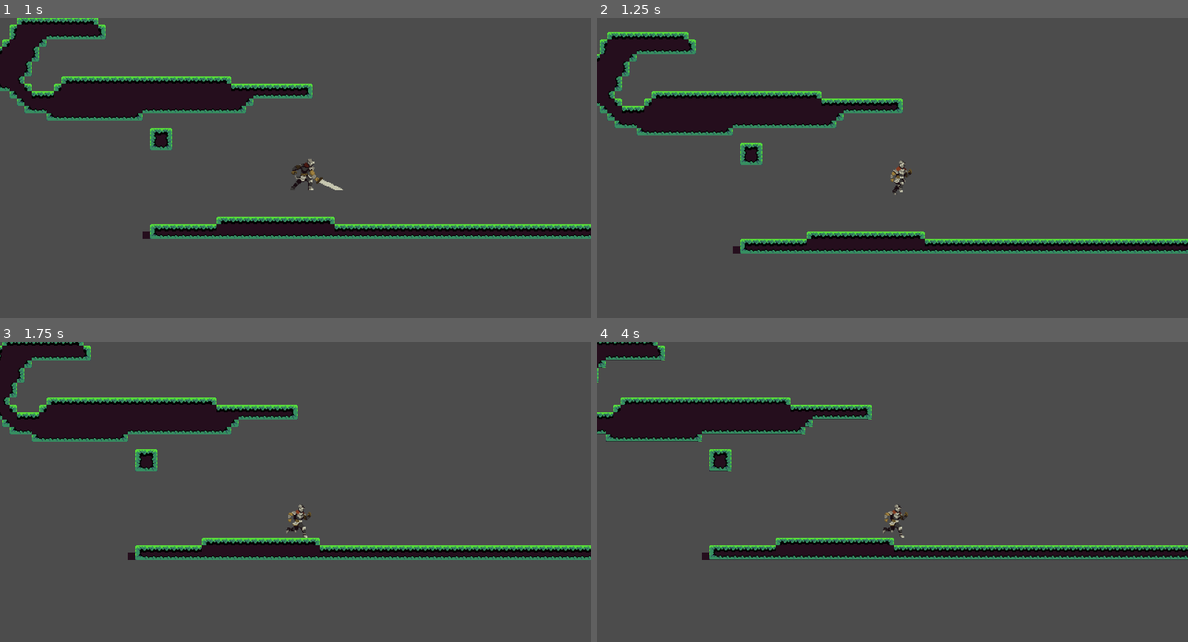
Above: before the commit, frames 1-4 (two rows, left to right).
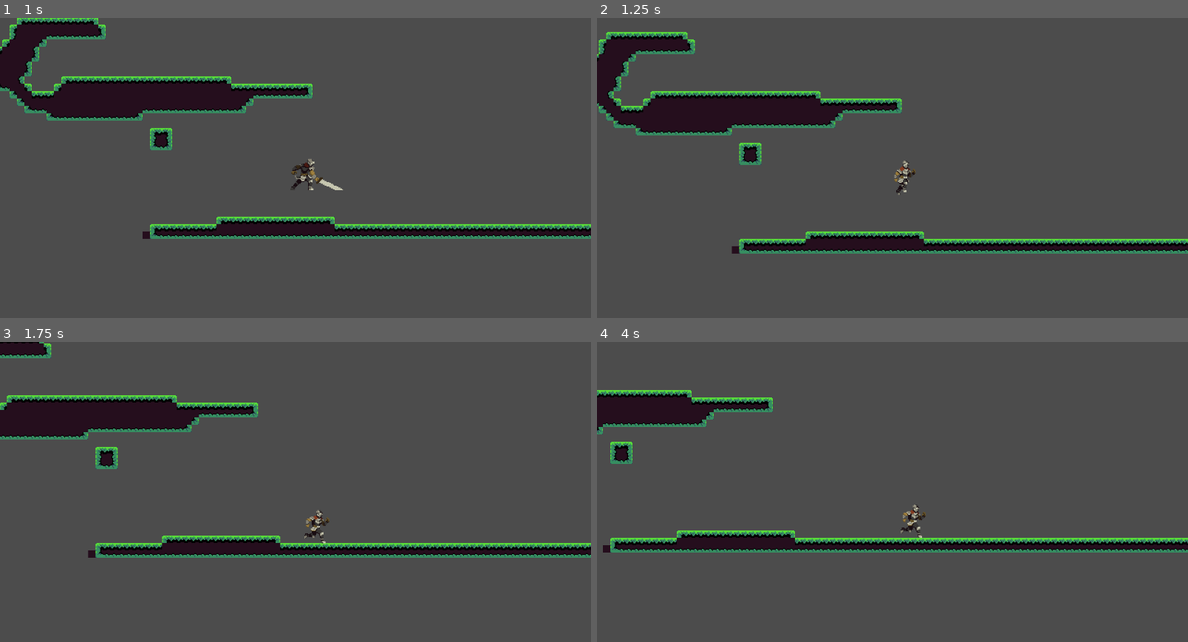
Above: after the commit, the same moments.

Repository: petwoo10/game-2022-Peterwoodfield
Game: Godot game, scene res://map.tscn
The game is run twice, just before and just after one commit, with the same random seed, the same clock (stepped at 60 frames per second) and the same inputs.
Inputs (mouse positions are in pixels of both pictures, inside the frame that each line leads up to):
- Up to frame 1 (1 s): move the mouse to (425, 168) at 0.52 s; hold D (right) from 0.53 s (still down); click (425, 168) at 0.6 s; tap Space (jump) at 0.77 s; tap Shift (roll) at 0.8 s
- Up to frame 2 (1.25 s): keep holding D (right); tap Space (jump) at 1.07 s
- Up to frame 3 (1.75 s): keep holding D (right); move the mouse to (177, 525) at 1.27 s; tap Shift (roll) at 1.35 s; tap Space (jump) at 1.52, 1.55 s
- Up to frame 4 (4 s): tap Space (jump) at 1.82, 2.1, 3.02, 3.32, 3.77, 3.8 s; move the mouse to (951, 435) at 2.02 s; release D (right) at 2.03 s; hold A (left) 2.03-2.78 s; click (951, 435) at 2.3 s; move the mouse to (862, 576) at 2.77 s; hold D (right) from 2.78 s (still down); click (862, 576) at 2.85 s; tap Shift (roll) at 3.05, 3.6 s; move the mouse to (1069, 558) at 3.52 s

Frame 1 is identical in both runs. In frame 2, 2.3% of the frame differs, in the area x 0-100%, y 4-79%; in frame 3, 9.6%; in frame 4, 13%, in the area x 0-100%, y 0-73%.

Commit message:
rolling works yay

Diff:
--- /dev/null
+++ b/enimy.gd
@@ -0,0 +1,16 @@
+extends KinematicBody2D
+
+
+# Declare member variables here. Examples:
+# var a = 2
+# var b = "text"
+
+
+# Called when the node enters the scene tree for the first time.
+func _ready():
+	pass # Replace with function body.
+
+
+# Called every frame. 'delta' is the elapsed time since the previous frame.
+#func _process(delta):
+#	pass
--- /dev/null
+++ b/eniny.tscn
@@ -0,0 +1,410 @@
+[gd_scene load_steps=42 format=2]
+
+[ext_resource path="res://Monsters_Creatures_Fantasy/Skeleton/Shield.png" type="Texture" id=1]
+[ext_resource path="res://Monsters_Creatures_Fantasy/Skeleton/Idle.png" type="Texture" id=2]
+[ext_resource path="res://Monsters_Creatures_Fantasy/Skeleton/Take Hit.png" type="Texture" id=3]
+[ext_resource path="res://Monsters_Creatures_Fantasy/Skeleton/Attack.png" type="Texture" id=4]
+[ext_resource path="res://Monsters_Creatures_Fantasy/Skeleton/Walk.png" type="Texture" id=5]
+[ext_resource path="res://Monsters_Creatures_Fantasy/Skeleton/Death.png" type="Texture" id=6]
+
+[sub_resource type="AtlasTexture" id=1]
+flags = 4
+atlas = ExtResource( 2 )
+region = Rect2( 0, 0, 150, 150 )
+
+[sub_resource type="AtlasTexture" id=2]
+flags = 4
+atlas = ExtResource( 2 )
+region = Rect2( 150, 0, 150, 150 )
+
+[sub_resource type="AtlasTexture" id=3]
+flags = 4
+atlas = ExtResource( 2 )
+region = Rect2( 300, 0, 150, 150 )
+
+[sub_resource type="AtlasTexture" id=4]
+flags = 4
+atlas = ExtResource( 2 )
+region = Rect2( 450, 0, 150, 150 )
+
+[sub_resource type="AtlasTexture" id=25]
+flags = 4
+atlas = ExtResource( 1 )
+region = Rect2( 0, 0, 150, 150 )
+
+[sub_resource type="AtlasTexture" id=26]
+flags = 4
+atlas = ExtResource( 1 )
+region = Rect2( 150, 0, 150, 150 )
+
+[sub_resource type="AtlasTexture" id=27]
+flags = 4
+atlas = ExtResource( 1 )
+region = Rect2( 300, 0, 150, 150 )
+
+[sub_resource type="AtlasTexture" id=28]
+flags = 4
+atlas = ExtResource( 1 )
+region = Rect2( 450, 0, 150, 150 )
+
+[sub_resource type="AtlasTexture" id=21]
+flags = 4
+atlas = ExtResource( 5 )
+region = Rect2( 0, 0, 150, 150 )
+
+[sub_resource type="AtlasTexture" id=22]
+flags = 4
+atlas = ExtResource( 5 )
+region = Rect2( 150, 0, 150, 150 )
+
+[sub_resource type="AtlasTexture" id=23]
+flags = 4
+atlas = ExtResource( 5 )
+region = Rect2( 300, 0, 150, 150 )
+
+[sub_resource type="AtlasTexture" id=24]
+flags = 4
+atlas = ExtResource( 5 )
+region = Rect2( 450, 0, 150, 150 )
+
+[sub_resource type="AtlasTexture" id=13]
+flags = 4
+atlas = ExtResource( 4 )
+region = Rect2( 0, 0, 150, 150 )
+
+[sub_resource type="AtlasTexture" id=14]
+flags = 4
+atlas = ExtResource( 4 )
+region = Rect2( 150, 0, 150, 150 )
+
+[sub_resource type="AtlasTexture" id=15]
+flags = 4
+atlas = ExtResource( 4 )
+region = Rect2( 300, 0, 150, 150 )
+
+[sub_resource type="AtlasTexture" id=16]
+flags = 4
+atlas = ExtResource( 4 )
+region = Rect2( 450, 0, 150, 150 )
+
+[sub_resource type="AtlasTexture" id=17]
+flags = 4
+atlas = ExtResource( 4 )
+region = Rect2( 600, 0, 150, 150 )
+
+[sub_resource type="AtlasTexture" id=18]
+flags = 4
+atlas = ExtResource( 4 )
+region = Rect2( 750, 0, 150, 150 )
+
+[sub_resource type="AtlasTexture" id=19]
+flags = 4
+atlas = ExtResource( 4 )
+region = Rect2( 900, 0, 150, 150 )
+
+[sub_resource type="AtlasTexture" id=20]
+flags = 4
+atlas = ExtResource( 4 )
+region = Rect2( 1050, 0, 150, 150 )
+
+[sub_resource type="AtlasTexture" id=5]
+flags = 4
+atlas = ExtResource( 6 )
+region = Rect2( 0, 0, 150, 150 )
+
+[sub_resource type="AtlasTexture" id=6]
+flags = 4
+atlas = ExtResource( 6 )
+region = Rect2( 150, 0, 150, 150 )
+
+[sub_resource type="AtlasTexture" id=7]
+flags = 4
+atlas = ExtResource( 6 )
+region = Rect2( 300, 0, 150, 150 )
+
+[sub_resource type="AtlasTexture" id=8]
+flags = 4
+atlas = ExtResource( 6 )
+region = Rect2( 450, 0, 150, 150 )
+
+[sub_resource type="AtlasTexture" id=9]
+flags = 4
+atlas = ExtResource( 3 )
+region = Rect2( 0, 0, 150, 150 )
+
+[sub_resource type="AtlasTexture" id=10]
+flags = 4
+atlas = ExtResource( 3 )
+region = Rect2( 150, 0, 150, 150 )
+
+[sub_resource type="AtlasTexture" id=11]
+flags = 4
+atlas = ExtResource( 3 )
+region = Rect2( 300, 0, 150, 150 )
+
+[sub_resource type="AtlasTexture" id=12]
+flags = 4
+atlas = ExtResource( 3 )
+region = Rect2( 450, 0, 150, 150 )
+
+[sub_resource type="SpriteFrames" id=29]
+animations = [ {
+"frames": [ SubResource( 1 ), SubResource( 2 ), SubResource( 3 ), SubResource( 4 ) ],
+"loop": true,
+"name": "idle",
+"speed": 5.0
+}, {
+"frames": [ SubResource( 25 ), SubResource( 26 ), SubResource( 27 ), SubResource( 28 ) ],
+"loop": true,
+"name": "block",
+"speed": 5.0
+}, {
+"frames": [ SubResource( 21 ), SubResource( 22 ), SubResource( 23 ), SubResource( 24 ) ],
+"loop": true,
+"name": "moving",
+"speed": 5.0
+}, {
+"frames": [ SubResource( 13 ), SubResource( 14 ), SubResource( 15 ), SubResource( 16 ), SubResource( 17 ), SubResource( 18 ), SubResource( 19 ), SubResource( 20 ) ],
+"loop": true,
+"name": "attack",
+"speed": 5.0
+}, {
+"frames": [ SubResource( 5 ), SubResource( 6 ), SubResource( 7 ), SubResource( 8 ) ],
+"loop": true,
+"name": "death",
+"speed": 5.0
+}, {
+"frames": [ SubResource( 9 ), SubResource( 10 ), SubResource( 11 ), SubResource( 12 ) ],
+"loop": true,
+"name": "hit",
+"speed": 5.0
+} ]
+
+[sub_resource type="RectangleShape2D" id=30]
+extents = Vector2( 12.5, 28 )
+
+[sub_resource type="Animation" id=31]
+resource_name = "IDLE"
+length = 0.6
+tracks/0/type = "value"
+tracks/0/path = NodePath(".:frame")
+tracks/0/interp = 1
+tracks/0/loop_wrap = true
+tracks/0/imported = false
+tracks/0/enabled = true
+tracks/0/keys = {
+"times": PoolRealArray( 0, 0.1, 0.2, 0.3 ),
+"transitions": PoolRealArray( 1, 1, 1, 1 ),
+"update": 1,
+"values": [ 0, 1, 2, 3 ]
+}
+tracks/1/type = "value"
+tracks/1/path = NodePath(".:position")
+tracks/1/interp = 1
+tracks/1/loop_wrap = true
+tracks/1/imported = false
+tracks/1/enabled = true
+tracks/1/keys = {
+"times": PoolRealArray( 0 ),
+"transitions": PoolRealArray( 1 ),
+"update": 0,
+"values": [ Vector2( 0, 0 ) ]
+}
+tracks/2/type = "value"
+tracks/2/path = NodePath(".:animation")
+tracks/2/interp = 1
+tracks/2/loop_wrap = true
+tracks/2/imported = false
+tracks/2/enabled = true
+tracks/2/keys = {
+"times": PoolRealArray( 0 ),
+"transitions": PoolRealArray( 1 ),
+"update": 1,
+"values": [ "idle" ]
+}
+
+[sub_resource type="Animation" id=32]
+length = 0.001
+tracks/0/type = "value"
+tracks/0/path = NodePath(".:frame")
+tracks/0/interp = 1
+tracks/0/loop_wrap = true
+tracks/0/imported = false
+tracks/0/enabled = true
+tracks/0/keys = {
+"times": PoolRealArray( 0 ),
+"transitions": PoolRealArray( 1 ),
+"update": 0,
+"values": [ 0 ]
+}
+tracks/1/type = "value"
+tracks/1/path = NodePath(".:position")
+tracks/1/interp = 1
+tracks/1/loop_wrap = true
+tracks/1/imported = false
+tracks/1/enabled = true
+tracks/1/keys = {
+"times": PoolRealArray( 0 ),
+"transitions": PoolRealArray( 1 ),
+"update": 0,
+"values": [ Vector2( 0, 0 ) ]
+}
+tracks/2/type = "value"
+tracks/2/path = NodePath("AnimationPlayer:root_node")
+tracks/2/interp = 1
+tracks/2/loop_wrap = true
+tracks/2/imported = false
+tracks/2/enabled = true
+tracks/2/keys = {
+"times": PoolRealArray( 0 ),
+"transitions": PoolRealArray( 1 ),
+"update": 0,
+"values": [ NodePath("..") ]
+}
+tracks/3/type = "value"
+tracks/3/path = NodePath(".:animation")
+tracks/3/interp = 1
+tracks/3/loop_wrap = true
+tracks/3/imported = false
+tracks/3/enabled = true
+tracks/3/keys = {
+"times": PoolRealArray( 0 ),
+"transitions": PoolRealArray( 1 ),
+"update": 0,
+"values": [ "idle" ]
+}
+
+[sub_resource type="Animation" id=35]
+resource_name = "attack"
+tracks/0/type = "value"
+tracks/0/path = NodePath(".:frame")
+tracks/0/interp = 1
+tracks/0/loop_wrap = true
+tracks/0/imported = false
+tracks/0/enabled = true
+tracks/0/keys = {
+"times": PoolRealArray( 0, 0.1, 0.2, 0.3 ),
+"transitions": PoolRealArray( 1, 1, 1, 1 ),
+"update": 1,
+"values": [ 0, 1, 2, 3 ]
+}
+tracks/1/type = "value"
+tracks/1/path = NodePath(".:animation")
+tracks/1/interp = 1
+tracks/1/loop_wrap = true
+tracks/1/imported = false
+tracks/1/enabled = true
+tracks/1/keys = {
+"times": PoolRealArray( 0 ),
+"transitions": PoolRealArray( 1 ),
+"update": 1,
+"values": [ "idle" ]
+}
+tracks/2/type = "value"
+tracks/2/path = NodePath(".:position")
+tracks/2/interp = 1
+tracks/2/loop_wrap = true
+tracks/2/imported = false
+tracks/2/enabled = true
+tracks/2/keys = {
+"times": PoolRealArray( 0 ),
+"transitions": PoolRealArray( 1 ),
+"update": 0,
+"values": [ Vector2( 0, 0 ) ]
+}
+
+[sub_resource type="Animation" id=34]
+resource_name = "death"
+tracks/0/type = "value"
+tracks/0/path = NodePath(".:frame")
+tracks/0/interp = 1
+tracks/0/loop_wrap = true
+tracks/0/imported = false
+tracks/0/enabled = true
+tracks/0/keys = {
+"times": PoolRealArray( 0, 0.1, 0.2, 0.3 ),
+"transitions": PoolRealArray( 1, 1, 1, 1 ),
+"update": 1,
+"values": [ 0, 1, 2, 3 ]
+}
+tracks/1/type = "value"
+tracks/1/path = NodePath(".:animation")
+tracks/1/interp = 1
+tracks/1/loop_wrap = true
+tracks/1/imported = false
+tracks/1/enabled = true
+tracks/1/keys = {
+"times": PoolRealArray( 0 ),
+"transitions": PoolRealArray( 1 ),
+"update": 1,
+"values": [ "death" ]
+}
+tracks/2/type = "value"
+tracks/2/path = NodePath(".:position")
+tracks/2/interp = 1
+tracks/2/loop_wrap = true
+tracks/2/imported = false
+tracks/2/enabled = true
+tracks/2/keys = {
+"times": PoolRealArray( 0 ),
+"transitions": PoolRealArray( 1 ),
+"update": 0,
+"values": [ Vector2( 0, 0 ) ]
+}
+
+[sub_resource type="Animation" id=33]
+resource_name = "moving"
+length = 0.6
+tracks/0/type = "value"
+tracks/0/path = NodePath(".:frame")
+tracks/0/interp = 1
+tracks/0/loop_wrap = true
+tracks/0/imported = false
+tracks/0/enabled = true
+tracks/0/keys = {
+"times": PoolRealArray( 0, 0.1, 0.2, 0.3 ),
+"transitions": PoolRealArray( 1, 1, 1, 1 ),
+"update": 1,
+"values": [ 0, 1, 2, 3 ]
+}
+tracks/1/type = "value"
+tracks/1/path = NodePath(".:animation")
+tracks/1/interp = 1
+tracks/1/loop_wrap = true
+tracks/1/imported = false
+tracks/1/enabled = true
+tracks/1/keys = {
+"times": PoolRealArray( 0 ),
+"transitions": PoolRealArray( 1 ),
+"update": 1,
+"values": [ "moving" ]
+}
+tracks/2/type = "value"
+tracks/2/path = NodePath(".:position")
+tracks/2/interp = 1
+tracks/2/loop_wrap = true
+tracks/2/imported = false
+tracks/2/enabled = true
+tracks/2/keys = {
+"times": PoolRealArray( 0 ),
+"transitions": PoolRealArray( 1 ),
+"update": 0,
+"values": [ Vector2( 0, 0 ) ]
+}
+
+[node name="enimy" type="AnimatedSprite"]
+frames = SubResource( 29 )
+animation = "idle"
+
+[node name="KinematicBody2D" type="KinematicBody2D" parent="."]
+position = Vector2( 2.5, -3 )
+
+[node name="CollisionShape2D" type="CollisionShape2D" parent="KinematicBody2D"]
+shape = SubResource( 30 )
+
+[node name="AnimationPlayer" type="AnimationPlayer" parent="."]
+anims/IDLE = SubResource( 31 )
+anims/RESET = SubResource( 32 )
+anims/attack = SubResource( 35 )
+anims/death = SubResource( 34 )
+anims/moving = SubResource( 33 )
--- a/player.gd
+++ b/player.gd
@@ -65,13 +65,12 @@
 
 
 func get_input():
-	print(is_attacking)
-	if is_rolling != true:
-		var dir = Input.get_action_strength("right") - Input.get_action_strength("left")
-		if dir != 0 and is_attacking == false:
-			velocity.x = move_toward(velocity.x, dir*speed, acceleration)
-		else:
-			velocity.x = move_toward(velocity.x, 0, friction)
+	var	dir = Input.get_action_strength("right") - Input.get_action_strength("left")
+
+	if dir != 0 and is_attacking == false:
+		velocity.x = move_toward(velocity.x, dir*speed, acceleration)
+	else:
+		velocity.x = move_toward(velocity.x, 0, friction)
 
 	if  Input.is_action_just_pressed("jump") and is_on_floor() and state_machine.get_current_node() != "roll":
 		state_machine.travel("jump")
@@ -79,22 +78,26 @@
 
 	if Input.is_action_just_pressed("roll") and is_on_floor():
 		state_machine.travel("roll")
-	elif velocity.x !=0 and state_machine.get_current_node() != "roll":
-			state_machine.travel("run")
+
+	elif velocity.x !=0 :#and state_machine.get_current_node() != "roll":
+		state_machine.travel("run")
+
 
 	if Input.is_action_just_pressed("attack"):
 		is_attacking = true
 		state_machine.travel("attack")
-
+		#if -30 <= velocity.x and velocity.x <= 30:
+		#	velocity.x = 0
+		#	state_machine.travel("idle")
 	#if Input.is_action_just_released("attack"):
 	#	state_machine.travel
 
 
 func _physics_process(delta):
 	var is_attacking = false
-	print(state_machine.get_current_node())
+	#print(state_machine.get_current_node())
 	if state_machine.get_current_node() != "roll":
-		pass
+		is_rolling = false
 	#if state_machine. != "roll":
 	#	is_rolling = false
 	get_input()
@@ -160,7 +163,7 @@
 
 
 
-#func _on_AnimationPlayer_animation_finished(anim_name):
+#func _on_AnimationPlayer_animation_finished(state_machine):
 #	if anim_name == "roll":
 #		player_state = state.IDLE
 #		is_rolling = false
--- a/player.tscn
+++ b/player.tscn
@@ -617,7 +617,7 @@
 [sub_resource type="AnimationNodeStateMachineTransition" id=112]
 
 [sub_resource type="AnimationNodeStateMachineTransition" id=113]
-advance_condition = "is roll"
+advance_condition = "is moving"
 
 [sub_resource type="AnimationNodeStateMachineTransition" id=114]
 switch_mode = 2
@@ -628,7 +628,7 @@
 advance_condition = "not moving"
 
 [sub_resource type="AnimationNodeStateMachineTransition" id=116]
-advance_condition = "is roll"
+advance_condition = "is moving"
 
 [sub_resource type="AnimationNodeStateMachineTransition" id=117]
 advance_condition = "is jumping"
@@ -668,30 +668,30 @@
 
 [sub_resource type="AnimationNodeStateMachine" id=131]
 states/attack/node = SubResource( 86 )
-states/attack/position = Vector2( 305, 339 )
+states/attack/position = Vector2( 230, 399 )
 states/crouch/node = SubResource( 87 )
-states/crouch/position = Vector2( 110, 402 )
+states/crouch/position = Vector2( -2, 511 )
 states/crouchattack/node = SubResource( 88 )
-states/crouchattack/position = Vector2( 198, 501 )
+states/crouchattack/position = Vector2( 196, 611 )
 states/crouchwalk/node = SubResource( 89 )
-states/crouchwalk/position = Vector2( 297, 402 )
+states/crouchwalk/position = Vector2( 450, 511 )
 states/death/node = SubResource( 90 )
-states/death/position = Vector2( 297, 99 )
+states/death/position = Vector2( 445, 2 )
 states/hit/node = SubResource( 91 )
-states/hit/position = Vector2( 297, 11 )
+states/hit/position = Vector2( 311, -157 )
 states/idle/node = SubResource( 92 )
-states/idle/position = Vector2( 110, 166 )
+states/idle/position = Vector2( 56, 121 )
 states/jump/node = SubResource( 93 )
-states/jump/position = Vector2( 305, -270 )
+states/jump/position = Vector2( 242, -443 )
 states/jumpfall/node = SubResource( 94 )
-states/jumpfall/position = Vector2( 305, -138 )
+states/jumpfall/position = Vector2( 278, -264 )
 states/roll/node = SubResource( 95 )
-states/roll/position = Vector2( 715, 452 )
+states/roll/position = Vector2( 784, 500 )
 states/run/node = SubResource( 96 )
-states/run/position = Vector2( 474, 166 )
+states/run/position = Vector2( 971, 73 )
 transitions = [ "idle", "run", SubResource( 97 ), "run", "idle", SubResource( 98 ), "idle", "attack", SubResource( 99 ) …(1205 unchanged characters)…
 start_node = "idle"
-graph_offset = Vector2( 0, -53.1652 )
+graph_offset = Vector2( -162, 303.78 )
 
 [sub_resource type="AnimationNodeStateMachinePlayback" id=132]
 
@@ -1048,7 +1048,6 @@
 "parameters/conditions/is crouch" = false
 "parameters/conditions/is jumping" = false
 "parameters/conditions/is moving" = false
-"parameters/conditions/is roll" = false
 "parameters/conditions/not jumping" = false
 "parameters/conditions/not moving" = false
 
Binary file added: Knight (1)/Knight/KnightAttack_strip.png
Not shown, added: Knight (1)/Knight/KnightAttack_strip.png.import
Binary file added: Knight (1)/Knight/KnightDeath_strip.png
Not shown, added: Knight (1)/Knight/KnightDeath_strip.png.import
Binary file added: Knight (1)/Knight/KnightIdle_strip.png
Not shown, added: Knight (1)/Knight/KnightIdle_strip.png.import
Binary file added: Knight (1)/Knight/KnightJumpAndFall_strip.png
Not shown, added: Knight (1)/Knight/KnightJumpAndFall_strip.png.import
Binary file added: Knight (1)/Knight/KnightRoll_strip.png
Not shown, added: Knight (1)/Knight/KnightRoll_strip.png.import
Binary file added: Knight (1)/Knight/KnightRun_strip.png
Not shown, added: Knight (1)/Knight/KnightRun_strip.png.import
(and 59 more such lines)
